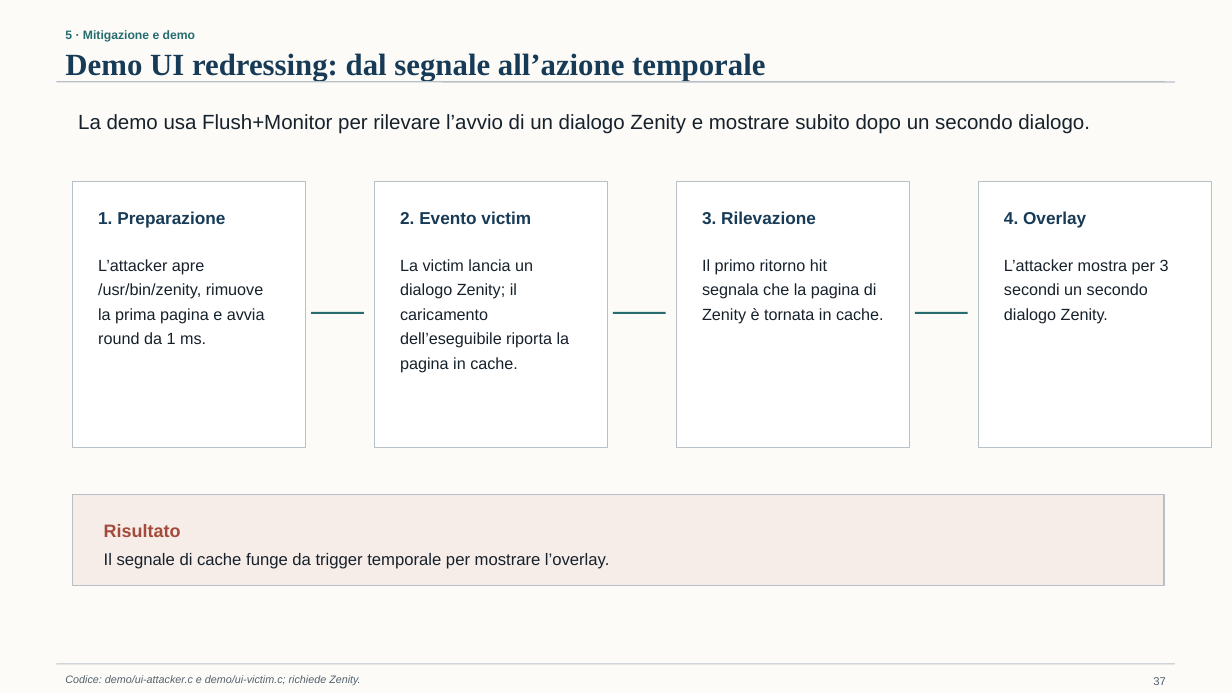
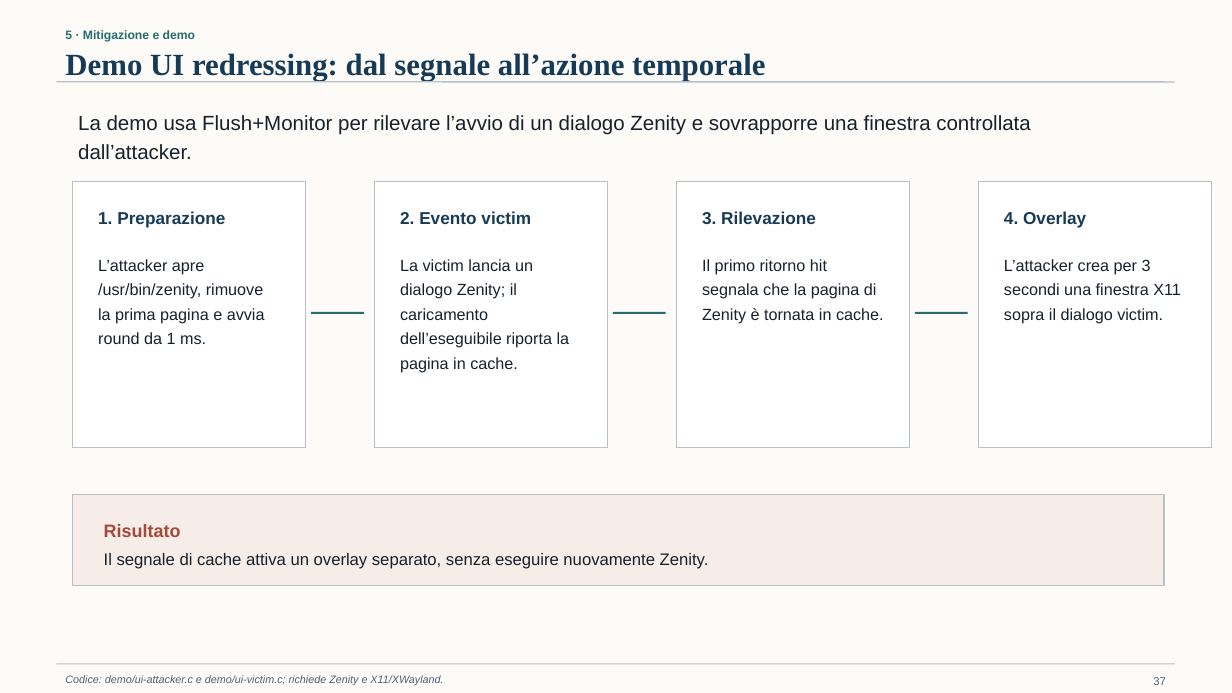
Before and after one commit to xAlekos/flush-monitor, a slide deck: slide 37 of presentation/flush-monitor.odp. Drawn at 1232x693 pixels with LibreOffice and Linux fonts; fonts in the diff are those of the drawing. Boxes give left, top, right and bottom in pixels: in the first picture for what was removed or moved away, otherwise in the second. Text is boxed around its words. In the diff, an @@ line names an element or a change of style, - is before the commit and + after.

Commit message:
Fix UI redressing overlay behavior

```diff
--- a/presentation/flush-monitor.odp
+++ b/presentation/flush-monitor.odp
@@ text at bbox=[78, 115, 1030, 160]: text changed @@
-La demo usa Flush+Monitor per rilevare l’avvio di un dialogo Zenity e mostrare subito dopo un secondo dialogo.
+La demo usa Flush+Monitor per rilevare l’avvio di un dialogo Zenity e sovrapporre una finestra controllata dall’attacker.
@@ text at bbox=[1004, 259, 1181, 324]: text changed @@
-L’attacker mostra per 3 secondi un secondo dialogo Zenity.
+L’attacker crea per 3 secondi una finestra X11 sopra il dialogo victim.
@@ text at bbox=[104, 553, 709, 569]: text changed @@
-Il segnale di cache funge da trigger temporale per mostrare l’overlay.
+Il segnale di cache attiva un overlay separato, senza eseguire nuovamente Zenity.
@@ text at bbox=[65, 675, 443, 685]: text changed @@
-Codice: demo/ui-attacker.c e demo/ui-victim.c; richiede Zenity.
+Codice: demo/ui-attacker.c e demo/ui-victim.c; richiede Zenity e X11/XWayland.
```
Also in this commit, not shown: 1 other slide changed, 4 other files.
